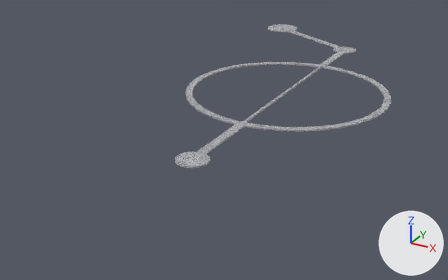
The FBX model data/models/Level3/Level3.fbx as it was, and as the next commit left it.
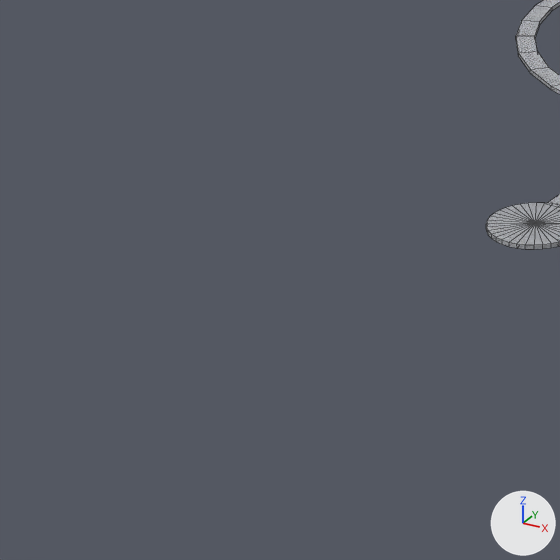
Each version appears first whole from a 50 mm lens placed at (16.92, -39.84, 15.18), pointed at (-2.64, -4.27, -2.6), and next in a close-up on the part from 0% to 45% of the width and 28% to 100% of the height. The lights are fixed; the arrows at lower right show +X, +Y and +Z. The close-ups show mesh edges as thin lines. Where no turn or scale is listed for an object, it has been applied to the vertices. Vertices at the same position are counted once.

The first close-up shows 'Zylinder_4'.
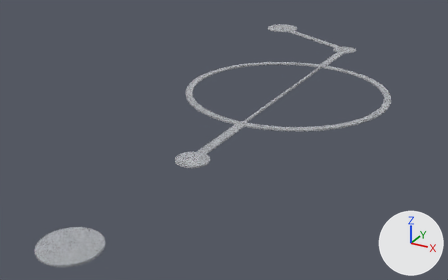
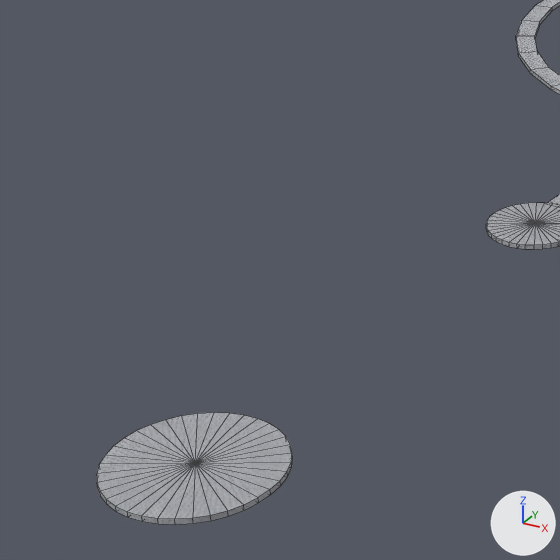
The newer file is also turned or shifted as a whole; pictures and numbers use the older file's frame.

Pixel boxes (x1, y1, x2, y2) of what changed, in the close-ups (560 x 560 px):
'Zylinder_4', reshaped
    before: (486, 0, 560, 249)
    after: (97, 0, 560, 525)
part 1 of me_mesh, added
    after: (97, 413, 293, 525)

Diff of the bpy script that builds the scene:
```diff
--- a/data/models/Level3/Level3.fbx.py
+++ b/data/models/Level3/Level3.fbx.py
@@ me_mesh @@
 # used by ob_zylinder_4; location = (0.0, 0.0, 0.0)
-me_mesh.from_pydata(...)  # 398 vertices, 492 faces; spans x -9.8..7.5, y -13.8..20.0, z -0.1..0.1
+me_mesh.from_pydata(...)  # 472 vertices, 600 faces; spans x -9.8..7.5, y -24.4..20.0, z 0.0..0.1
+# me_mesh part 1: a new loose piece, a 36-sided cylinder along z spanning x -1.59..1.41, y -24.36..-21.36, z -0.05..0.05, in mat_material__25 (picture img_placeholder_dds)
 me_mesh.materials.append(mat_material__25)
```
